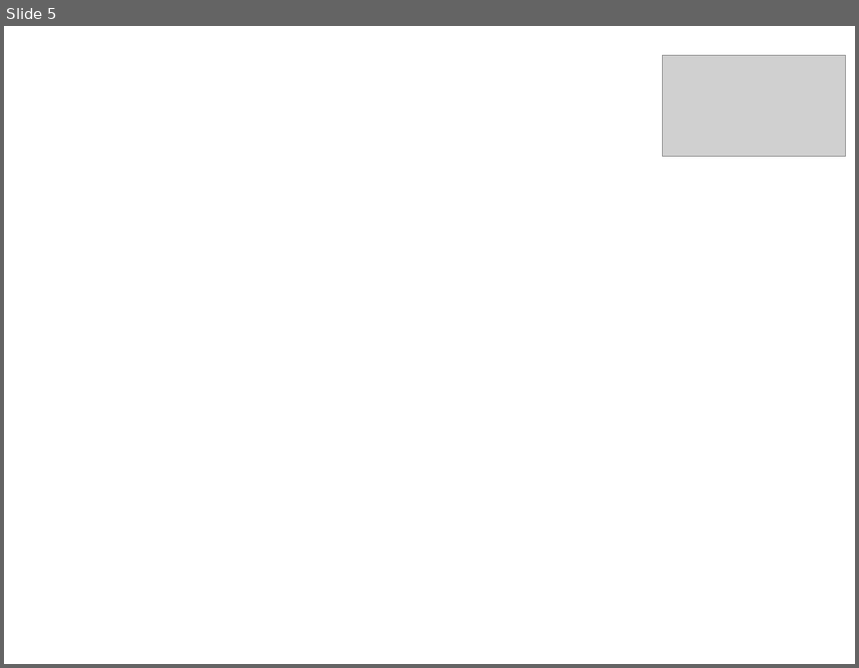
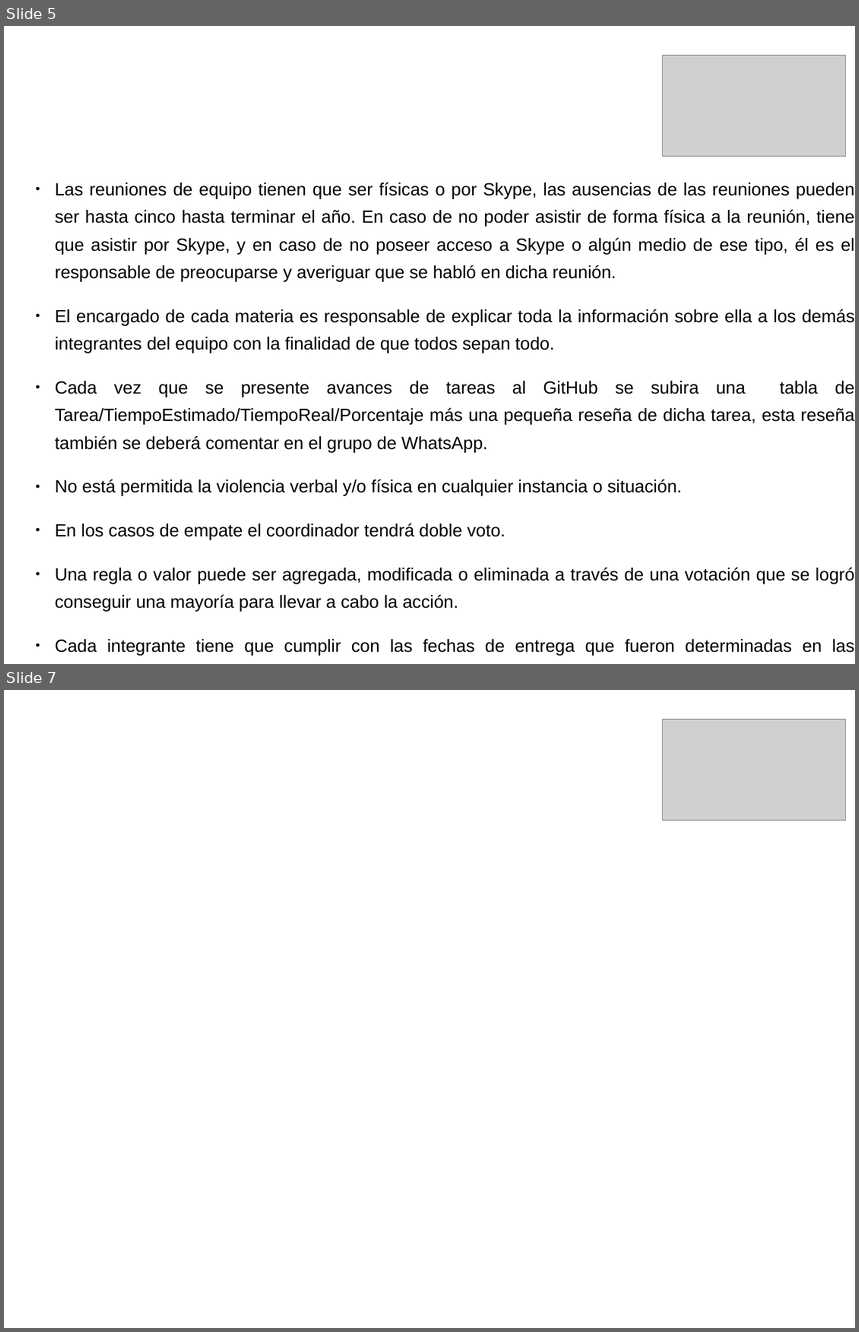
Before and after one commit to CamilaGalvan/ISU, a slide deck: ISU.odp. Shown one above the other, each under a label of ours: slide 5 before the commit, slides 5 and 7 after it; the slides between them are not shown. The pictures are 859x668 and 859x1332 pixels, drawn with LibreOffice and Linux fonts; fonts in the diff are those of the drawing; grey boxes stand for pictures; background and template pictures are left out. Boxes give left, top, right and bottom in pixels: in the first picture for what was removed or moved away, otherwise in the second. Text is boxed around its words. In the diff, an @@ line names an element or a change of style, - is before the commit and + after.

```diff
--- a/ISU.odp
+++ b/ISU.odp
@@ slide 5 added at (x1=4, y1=26, x2=855, y2=664), background #FFFFFF @@
@@ title added at (x1=47, y1=50, x2=639, y2=155), 47.6 pt, text #FFFFFF @@
+Reglas
@@ picture added at (x1=663, y1=56, x2=847, y2=157) @@
@@ text added at (x1=55, y1=183, x2=855, y2=656), 16.5 pt, text #000000 @@
+● Las reuniones de equipo tienen que ser físicas o por Skype, las ausencias de las reuniones pueden ser hasta cinco hasta terminar el año. En caso de no poder asistir de forma física a la reunión, tiene que asistir por Skype, y en caso de no poseer acceso a Skype o algún medio de ese tipo, él es el responsable de preocuparse y averiguar que se habló en dicha reunión.
+● El encargado de cada materia es responsable de explicar toda la información sobre ella a los demás integrantes del equipo con la finalidad de que todos sepan todo.
+● Cada vez que se presente avances de tareas al GitHub se subira una tabla de Tarea/TiempoEstimado/TiempoReal/Porcentaje más una pequeña reseña de dicha tarea, esta reseña también se deberá comentar en el grupo de WhatsApp.
+● No está permitida la violencia verbal y/o física en cualquier instancia o situación.
+● En los casos de empate el coordinador tendrá doble voto.
+● Una regla o valor puede ser agregada, modificada o eliminada a través de una votación que se logró conseguir una mayoría para llevar a cabo la acción.
+● Cada integrante tiene que cumplir con las fechas de entrega que fueron determinadas en las reuniones y las fechas de entrega de carpetas del proyecto determinadas en la letra.
@@ what was slide 5 is now slide 7 @@
```
Also in this commit, not shown: 1 slide changed, 2 other slides added, 1 slide removed.
